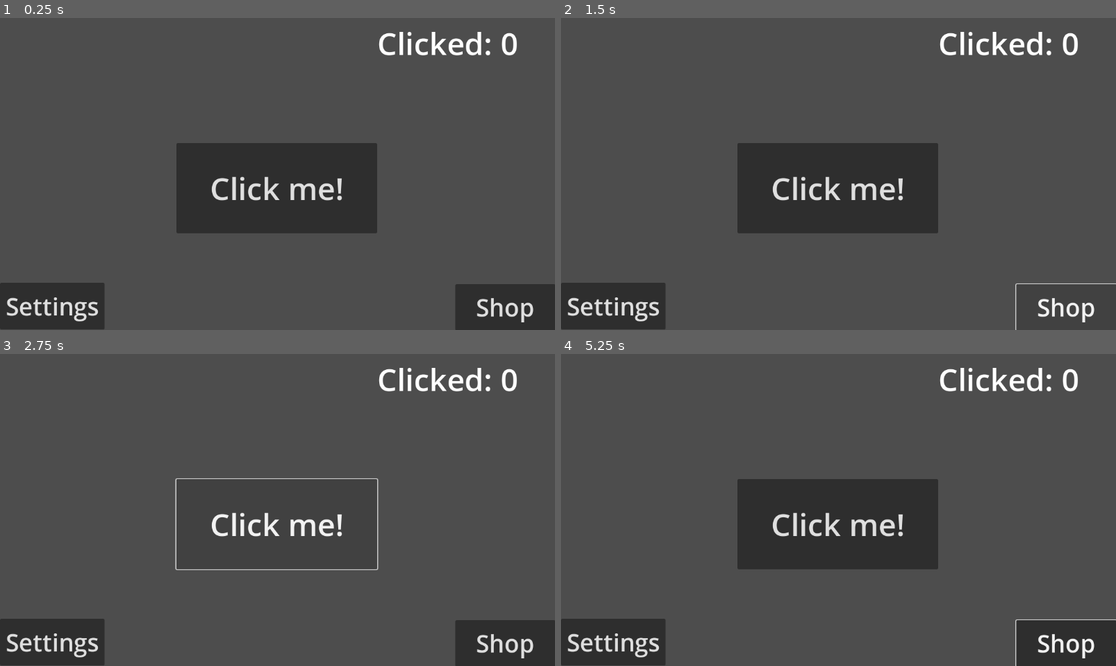
Above: before the commit, frames 1-4 (two rows, left to right).
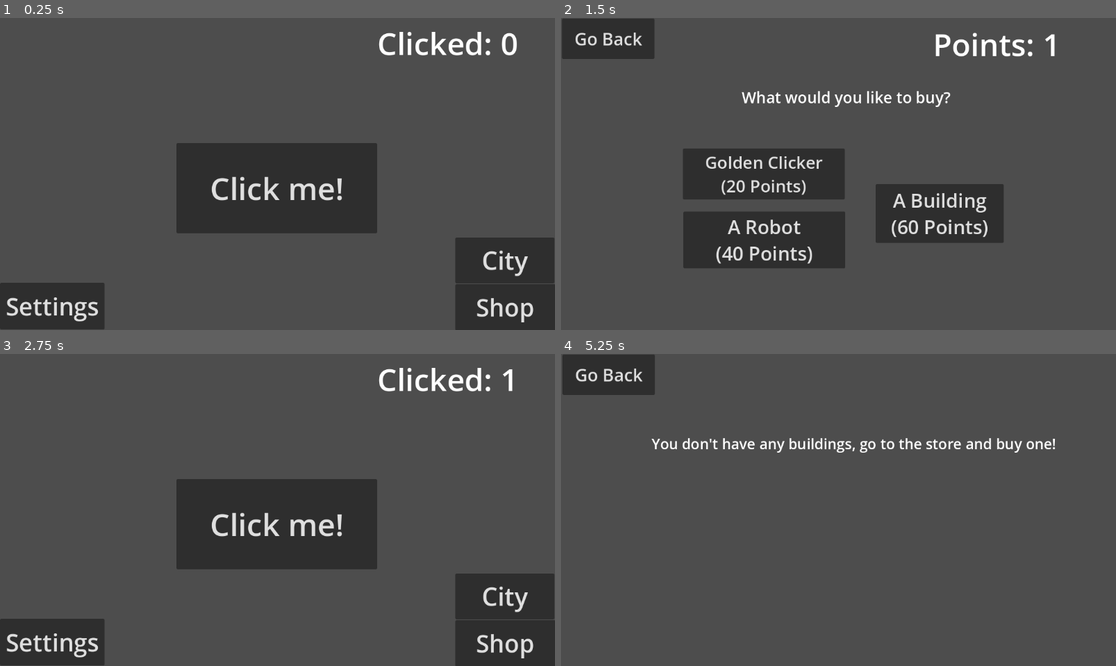
Above: after the commit, the same moments.

Repository: NotTacos2/interface-clicker
Game: Godot game, scene res://control.tscn
Two runs of this game, one before a commit and one after it. Both use one fixed random seed, a clock stepped at 60 frames per second and the inputs below.
Inputs (mouse positions are in pixels of both pictures, inside the frame that each line leads up to):
- Up to frame 1 (0.25 s): no input
- Up to frame 2 (1.5 s): click "Click me!" at 0.5 s; click "Shop" at 1.25 s
- Up to frame 3 (2.75 s): click "Click me!" (after the commit: "Go Back") at 2 s
- Up to frame 4 (5.25 s): click "Settings" at 2.75 s; click "Click me!" (after the commit: "Reset? (No going back)") at 3.5 s; click "Shop" (after the commit: "Go Back") at 4.25 s; click (1066, 597) at 5 s, where only the run after the commit has a clickable "City"

The runs differ from the first frame. In frame 1, 2.6% of the frame differs, in the area x 82-100%, y 70-86%; in frame 2, 20%, in the area x 0-100%, y 0-100%; in frame 3, 3.1%; in frame 4, 20%.
Error before the commit: Parse Error: Used space character for indentation instead of tab as used before in the file. (res://control.gd:27)

Commit message:
today's recording source

Diff:
--- /dev/null
+++ b/cities.gd
@@ -0,0 +1,18 @@
+extends Control
+
+var config = ConfigFile.new()
+var city = 0
+
+# Called when the node enters the scene tree for the first time.
+func _ready() -> void:
+	$Button2.pressed.connect(_goback)
+	$city.visible = false
+	var save = config.load("user://clicker.cfg")
+	if save == OK:
+		city = config.get_value("player", "city")
+	if city == 1:
+		$Label.visible = false
+		$city.visible = true
+
+func _goback():
+	get_tree().change_scene_to_file("res://control.tscn")
--- /dev/null
+++ b/cities.tscn
@@ -0,0 +1,38 @@
+[gd_scene load_steps=3 format=3 uid="uid://cwu8s22ug5ugt"]
+
+[ext_resource type="Script" uid="uid://b63jdxmgffjlo" path="res://cities.gd" id="1_q6ia6"]
+[ext_resource type="Texture2D" uid="uid://16ryr1n1bmox" path="res://city.png" id="2_37aek"]
+
+[node name="Cities" type="Control"]
+layout_mode = 3
+anchors_preset = 15
+anchor_right = 1.0
+anchor_bottom = 1.0
+grow_horizontal = 2
+grow_vertical = 2
+script = ExtResource("1_q6ia6")
+
+[node name="Button2" type="Button" parent="."]
+layout_mode = 0
+offset_left = 3.0
+offset_top = 1.0
+offset_right = 195.0
+offset_bottom = 85.0
+theme_override_font_sizes/font_size = 36
+text = "Go Back"
+
+[node name="city" type="Sprite2D" parent="."]
+position = Vector2(495, 460.00003)
+scale = Vector2(0.49270073, 0.48828125)
+texture = ExtResource("2_37aek")
+
+[node name="Label" type="Label" parent="."]
+layout_mode = 0
+offset_left = 188.0
+offset_top = 142.0
+offset_right = 971.0
+offset_bottom = 231.0
+theme_override_font_sizes/font_size = 30
+text = "You don't have any buildings, go to the store and buy one!"
+horizontal_alignment = 1
+vertical_alignment = 1
--- a/control.gd
+++ b/control.gd
@@ -8,6 +8,7 @@
 func _ready() -> void:
 	$Button.pressed.connect(_buttonpressed)
 	$Button2.pressed.connect(_button2pressed)
+	$Button3.pressed.connect(_gotocities)
 	$Button4.pressed.connect(_settingsbuttonpressed)
 	print("Initalized!") # idk how to spell
 	var save = config.load("user://clicker.cfg")
@@ -25,19 +26,16 @@
 	if amount >= 100: # theme_override_colors/font_color # theme_override_colors/font_hover_color
 		$Button.add_theme_color_override("font_color", Color(0.91, 0.90, 0.41, 1))
 		$Button.add_theme_color_override("font_hover_color", Color(0.91, 0.90, 0.41, 1))
-        $Button.add_theme_color_override("font_focus_color", Color(0.91, 0.90, 0.41, 1))
 		$Button.add_theme_color_override("font_hover_pressed_color", Color(0.91, 0.90, 0.41, 1))
 		$Button.add_theme_color_override("font_pressed_color", Color(0.91, 0.90, 0.41, 1))
 	if amount >= 200:
 		$Button.add_theme_color_override("font_color", Color(0.948, 0.264, 0.583, 1.0))
 		$Button.add_theme_color_override("font_hover_color", Color(0.948, 0.264, 0.583, 1.0))
-		$Button.add_theme_color_override("font_focus_color", Color(0.948, 0.264, 0.583, 1.0))
 		$Button.add_theme_color_override("font_hover_pressed_color", Color(0.948, 0.264, 0.583, 1.0))
 		$Button.add_theme_color_override("font_pressed_color", Color(0.948, 0.264, 0.583, 1.0))
 	if amount >= 300:
 		$Button.add_theme_color_override("font_color", Color(0.394, 0.19, 0.798, 1.0))
 		$Button.add_theme_color_override("font_hover_color", Color(0.394, 0.19, 0.798, 1.0))
-		$Button.add_theme_color_override("font_focus_color", Color(0.394, 0.19, 0.798, 1.0))
 		$Button.add_theme_color_override("font_hover_pressed_color", Color(0.394, 0.19, 0.798, 1.0))
 		$Button.add_theme_color_override("font_pressed_color", Color(0.394, 0.19, 0.798, 1.0))
 	$Label2.text = "Clicked: " + str(amount);
@@ -76,6 +74,9 @@
 func _settingsbuttonpressed():
 	get_tree().change_scene_to_file("res://settings.tscn")
 
+func _gotocities():
+	get_tree().change_scene_to_file("res://cities.tscn")
+
 func _addpointforrobot():
 	var save = config.load("user://clicker.cfg")
 	if save == OK:
--- a/control.tscn
+++ b/control.tscn
@@ -48,3 +48,12 @@
 
 [node name="Timer" type="Timer" parent="."]
 autostart = true
+
+[node name="Button3" type="Button" parent="."]
+layout_mode = 0
+offset_left = 945.0
+offset_top = 456.0
+offset_right = 1151.0
+offset_bottom = 551.0
+theme_override_font_sizes/font_size = 52
+text = "City"
--- a/settings.gd
+++ b/settings.gd
@@ -14,4 +14,5 @@
 	config.set_value("player", "score", 0)
 	config.set_value("player", "golditem", 0)
 	config.set_value("player", "robot", 0)
+	config.set_value("player", "city", 0)
 	config.save("user://clicker.cfg")
--- a/shop.gd
+++ b/shop.gd
@@ -5,6 +5,7 @@
 var newamount = 0
 var item = 0
 var robot = 0
+var city = 0
 
 # Called when the node enters the scene tree for the first time.
 func _ready() -> void:
@@ -22,6 +23,7 @@
 	$Button.pressed.connect(_goback)
 	$Button2.pressed.connect(_buygolden)
 	$Button3.pressed.connect(_buyrobot)
+	$Button4.pressed.connect(_buycity)
 	$Label2.text = "Points: " + str(amount)
 
 func _goback():
@@ -51,6 +53,25 @@
 	else:
 		config.set_value("player", "golditem", 1)
 	config.save("user://clicker.cfg")
+	$Button2.text = "Golden Clicker V2
+		                 (40 Points)"
+	$Label2.text = "Points: " + str(newamount)
+
+func _buycity():
+	var save = config.load("user://clicker.cfg")
+	if save == OK:
+		amount = config.get_value("player", "score")
+		city = config.get_value("player", "city")
+	if amount < 60:
+		$Button4.text = "You don't have any money to buy this"
+		return
+	if city == 1:
+		$Button4.text = "You already have this"
+		return
+	newamount = amount - 60
+	config.set_value("player", "score", newamount)
+	config.set_value("player", "city", 1)
+	config.save("user://clicker.cfg")
 	$Label2.text = "Points: " + str(newamount)
 
 func _buyrobot():
--- a/shop.tscn
+++ b/shop.tscn
@@ -34,9 +34,9 @@
 
 [node name="Button2" type="Button" parent="."]
 layout_mode = 0
-offset_left = 425.0
-offset_top = 274.0
-offset_right = 761.0
+offset_left = 253.0
+offset_top = 271.0
+offset_right = 589.0
 offset_bottom = 377.0
 theme_override_font_sizes/font_size = 35
 text = "Golden Clicker
@@ -53,10 +53,20 @@
 
 [node name="Button3" type="Button" parent="."]
 layout_mode = 0
-offset_left = 427.0
-offset_top = 404.0
-offset_right = 763.0
-offset_bottom = 511.0
+offset_left = 254.0
+offset_top = 402.0
+offset_right = 590.0
+offset_bottom = 520.0
 theme_override_font_sizes/font_size = 40
 text = "A Robot
 (40 Points)"
+
+[node name="Button4" type="Button" parent="."]
+layout_mode = 0
+offset_left = 653.0
+offset_top = 345.0
+offset_right = 919.0
+offset_bottom = 467.0
+theme_override_font_sizes/font_size = 40
+text = "A Building
+(60 Points)"
Not shown, added: cities.gd.uid
Binary file added: city.png
Not shown, added: city.png.import
